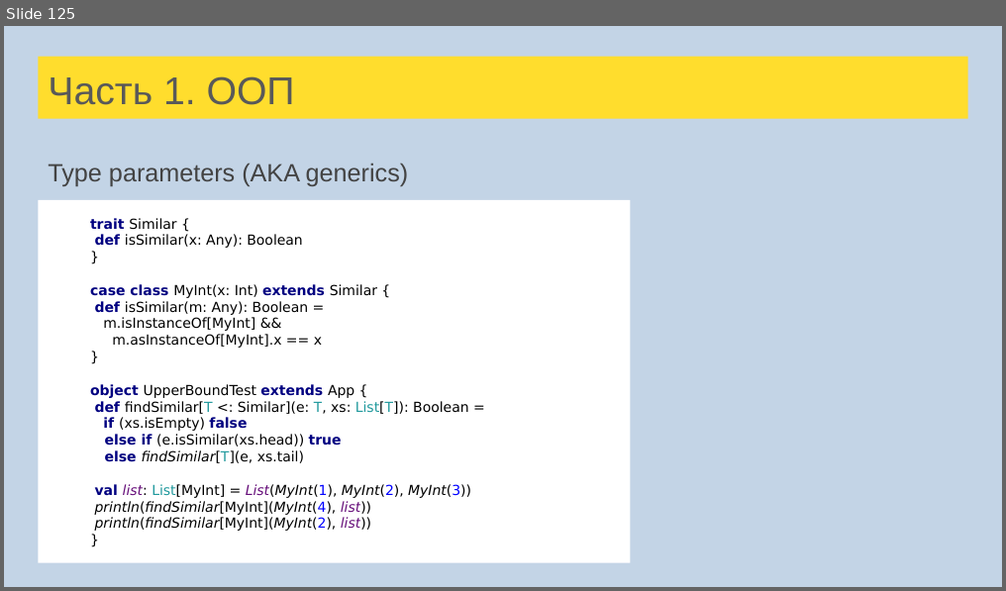
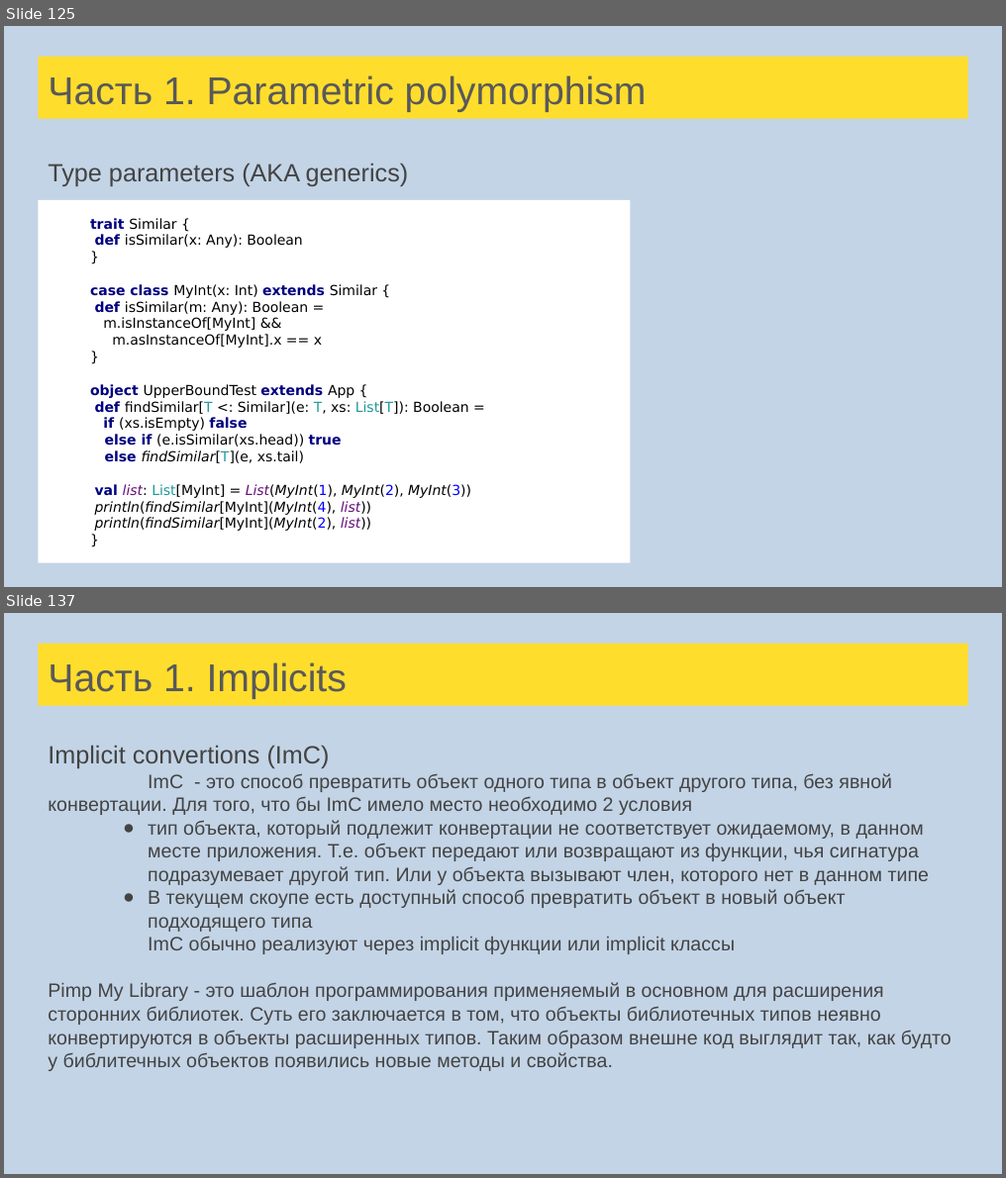
Before and after one commit to tralfamadore/ScalaLectures, a slide deck: src/main/resources/Лекции Scala для FinTech.pptx. Shown one above the other, each under a label of ours: slide 125 before the commit, slides 125 and 137 after it; the slides between them are not shown. The pictures are 1006x591 and 1006x1178 pixels, drawn with LibreOffice and Linux fonts; fonts in the diff are those of the drawing. Boxes give left, top, right and bottom in pixels: in the first picture for what was removed or moved away, otherwise in the second. Text is boxed around its words. In the diff, an @@ line names an element or a change of style, - is before the commit and + after.

Commit message:
Type parameters and implicit tasks New lectures

```diff
--- a/src/main/resources/Лекции Scala для FinTech.pptx
+++ b/src/main/resources/Лекции Scala для FinTech.pptx
@@ slide 137 added at (x1=4, y1=613, x2=1002, y2=1174), background #C3D4E6 @@
@@ title added at (x1=38, y1=643, x2=968, y2=706), fill #FFDD2D, 28 pt, text #595959 @@
+Часть 1. Implicits
@@ text added at (x1=48, y1=745, x2=951, y2=1071), 14 pt, text #434343 @@
+Implicit convertions (ImC)
+ImC - это способ превратить объект одного типа в объект другого типа, без явной конвертации. Для того, что бы ImC имело место необходимо 2 условия
+● тип объекта, который подлежит конвертации не соответствует ожидаемому, в данном месте приложения. Т.е. объект передают или возвращают из функции, чья сигнатура подразумевает другой тип. Или у объекта вызывают член, которого нет в данном типе
+● В текущем скоупе есть доступный способ превратить объект в новый объект подходящего типа
+ImC обычно реализуют через implicit функции или implicit классы
+Pimp My Library - это шаблон программирования применяемый в основном для расширения сторонних библиотек. Суть его заключается в том, что объекты библиотечных типов неявно конвертируются в объекты расширенных типов. Таким образом внешне код выглядит так, как будто у библитечных объектов появились новые методы и свойства.
@@ slide 125 changed as well @@
@@ title at (x1=48, y1=76, x2=647, y2=112): text changed @@
-Часть 1. ООП
+Часть 1. Parametric polymorphism
```
Also in this commit, not shown: 16 other slides changed, 22 other slides added, 1 slide removed, 4 other files.
